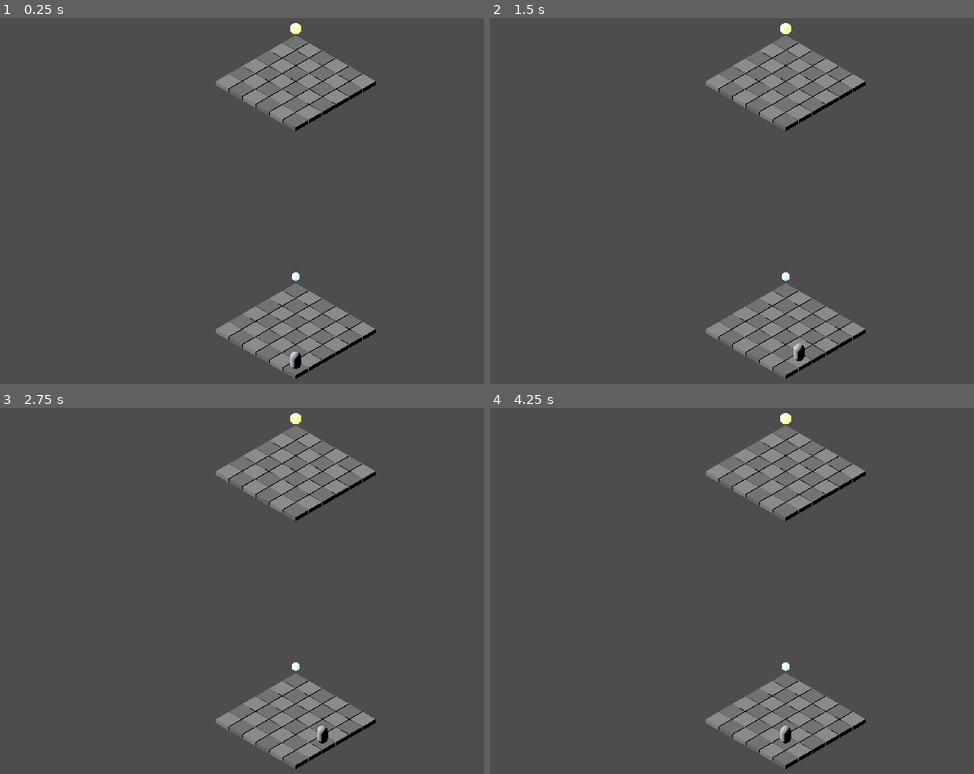
Above: before the commit, frames 1-4 (two rows, left to right).
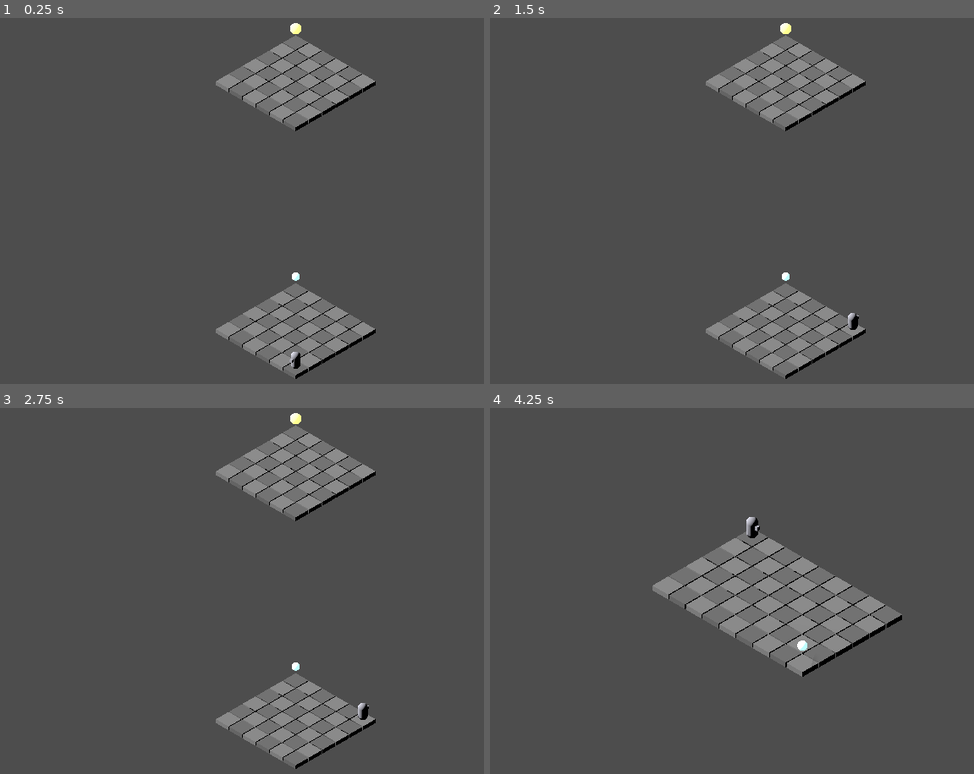
Above: after the commit, the same moments.

Repository: Aloesativo/enterrario-aloesativo
Game: Godot game, scene res://escenas/Mundo.tscn
The game is run twice, just before and just after one commit, with the same random seed, the same clock (stepped at 60 frames per second) and the same inputs.
Inputs (mouse positions are in pixels of both pictures, inside the frame that each line leads up to):
- Up to frame 1 (0.25 s): no input
- Up to frame 2 (1.5 s): tap Enter at 0.5 s; move the mouse to (935, 186) at 0.52 s; hold Right (ui_right) 0.53-1.28 s; click (935, 186) at 0.67 s; move the mouse to (649, 222) at 1.27 s; hold Down (ui_down) from 1.28 s (still down)
- Up to frame 3 (2.75 s): tap Space at 2 s; move the mouse to (363, 510) at 2.02 s; release Down (ui_down) at 2.03 s; hold Right (ui_right) from 2.03 s (still down)
- Up to frame 4 (4.25 s): tap Enter at 2.75 s; move the mouse to (751, 671) at 2.77 s; release Right (ui_right) at 2.78 s; hold Up (ui_up) 2.78-3.53 s; click (751, 671) at 2.92 s; move the mouse to (outside the picture) at 3.52 s; hold Left (ui_left) from 3.53 s (still down)

The runs differ from the first frame. In frame 1, less than 0.1% of the frame differs, in the area x 59-63%, y 91-96%; in frame 2, 0.2%; in frame 3, 0.2%; in frame 4, 19%, in the area x 33-86%, y 1-99%.

Commit message:
El personaje camina en vez de moverse como ficha de ajedrez
RR: "el movimiento es como de un personaje de ajedrez... la idea es que se
sienta más libre, como alguien caminando o una bestia que se mueve".

El estado lógico sigue siendo una celda discreta — eso no se toca, es la
condición de existencia del estereograma. Lo que cambió es solo el dibujo,
que es justo lo que DISENO_GODOT.md §3 ya pedía: "el paso puede (y debe)
verse suave; lo discreto es el estado lógico, no la animación".

Cuatro causas del efecto ajedrez, y sus arreglos:

- Cada paso era un saltito. Se saca el arco al caminar y se reemplaza por
  un bamboleo cuya fase NO se reinicia por celda: cruza de una a la otra,
  así que se lee como zancada y no como rebote por casilla.
- Cada paso frenaba del todo al final. Ahora los pasos encadenan: mientras
  se sigue andando la velocidad es pareja, y solo se suaviza el arranque
  del primero.
- Había que volver a apretar por cada celda. Ahora mantener apretado
  camina. Esto no viola la nota original de controls.js: lo que esa nota
  prohibía era la velocidad continua, no el caminar sostenido; los pasos
  siguen siendo discretos y encadenados.
- La cápsula era simétrica y no se veía hacia dónde miraba. Ahora el cuerpo
  encara la dirección, se echa hacia delante al andar, y tiene un morro
  para que la orientación se lea.

El salto del puente imposible conserva a propósito su arco alto y su
frenada: es la única pista de que pasó algo que no era obvio, y tiene que
romper el ritmo del caminar.

El cuerpo vive en un nodo aparte para que bamboleo, inclinación y giro no
toquen la posición lógica del personaje.

Sin verificar corriendo: el agente no puede ejecutar Godot.

Diff:
--- a/godot/scripts/mundo.gd
+++ b/godot/scripts/mundo.gd
@@ -238,19 +238,37 @@
 func _crear_personaje() -> void:
 	_personaje = Personaje.new()
 	_personaje.name = "Personaje"
-
-	var malla := MeshInstance3D.new()
-	var capsula := CapsuleMesh.new()
-	capsula.radius = 0.28
-	capsula.height = 1.0
-	malla.mesh = capsula
+	_personaje.paso_terminado.connect(_al_terminar_paso)
+
+	# El cuerpo va en su propio nodo para que el bamboleo, la inclinación y
+	# el giro del andar no toquen la posición lógica (ver personaje.gd).
+	var cuerpo := Node3D.new()
+	cuerpo.name = "Cuerpo"
+
 	var material := StandardMaterial3D.new()
 	material.albedo_color = Color(0.85, 0.85, 0.9)
-	malla.material_override = material
-	malla.position = Vector3(0, 0.5, 0)
-	_personaje.add_child(malla)
-
-	_personaje.paso_terminado.connect(_al_terminar_paso)
+
+	var tronco := MeshInstance3D.new()
+	var capsula := CapsuleMesh.new()
+	capsula.radius = 0.26
+	capsula.height = 1.0
+	tronco.mesh = capsula
+	tronco.material_override = material
+	tronco.position = Vector3(0, 0.5, 0)
+	cuerpo.add_child(tronco)
+
+	# Un morro al frente. Sin esto la cápsula es simétrica y no se ve hacia
+	# dónde mira — y que mire hacia donde va es media gracia de que parezca
+	# una criatura y no una ficha.
+	var morro := MeshInstance3D.new()
+	var caja := BoxMesh.new()
+	caja.size = Vector3(0.17, 0.17, 0.24)
+	morro.mesh = caja
+	morro.material_override = material
+	morro.position = Vector3(0, 0.62, -0.26) # -Z es el frente en Godot
+	cuerpo.add_child(morro)
+
+	_personaje.montar_cuerpo(cuerpo)
 
 # ------------------------------------------------------------ cambio de zona
 
@@ -367,7 +385,7 @@
 
 # ------------------------------------------------------------------ pasos
 
-func _intentar_paso(direccion: String) -> void:
+func _intentar_paso(direccion: String, encadenado := false) -> void:
 	if _personaje.animando:
 		_cola_direccion = direccion
 		return
@@ -385,7 +403,7 @@
 		print("[mundo] ¡PUENTE IMPOSIBLE! %s -> %s (salto real de %d celdas)" % [
 			_personaje.celda, destino, paso["distancia"],
 		])
-	_personaje.ir_a(destino, paso["puente"])
+	_personaje.ir_a(destino, paso["puente"], encadenado)
 
 func _al_terminar_paso() -> void:
 	var datos: Dictionary = _zonas[_zona_activa]
@@ -403,10 +421,27 @@
 		_entrar_a(salidas[_personaje.celda] as String, true)
 		return
 
+	if _rotando or _viajando:
+		return
+
 	if _cola_direccion != "":
 		var direccion := _cola_direccion
 		_cola_direccion = ""
-		_intentar_paso(direccion)
+		_intentar_paso(direccion, true)
+		return
+
+	# Mantener apretado camina. Sin esto hay que volver a apretar por cada
+	# celda, y eso es la mitad de por qué el movimiento se sentía de
+	# ajedrez: cada paso era una jugada aparte, con su arranque y su frenada.
+	var sostenida := _direccion_sostenida()
+	if sostenida != "":
+		_intentar_paso(sostenida, true)
+
+func _direccion_sostenida() -> String:
+	for accion in DIRECCIONES:
+		if Input.is_action_pressed(accion):
+			return DIRECCIONES[accion] as String
+	return ""
 
 # ---------------------------------------------------------------- entrada
 
--- a/godot/scripts/personaje.gd
+++ b/godot/scripts/personaje.gd
@@ -1,44 +1,48 @@
 class_name Personaje
 extends Node3D
-## El personaje. Se mueve por CELDAS DISCRETAS, un paso por empujón.
+## El personaje. Su ESTADO es una celda discreta; su ANIMACIÓN es la de
+## algo que camina.
 ##
-## LA REGLA MÁS IMPORTANTE DE TODO EL PROYECTO (ver DISENO_GODOT.md §3):
-## esto NO es un CharacterBody3D, NO usa move_and_slide(), NO tiene
-## velocidad continua ni gravedad simulada. El estado lógico del personaje
-## es una celda entera (Vector3i), nunca una posición flotante.
+## LA REGLA QUE NO SE ROMPE (DISENO_GODOT.md §3): esto NO es un
+## CharacterBody3D, NO usa move_and_slide(), NO tiene velocidad continua ni
+## gravedad. El estado lógico es un Vector3i, siempre. La regla del juego
+## ("puedes pisar lo que se ve pegado a ti") compara posiciones en pantalla
+## buscando igualdad EXACTA, y con posiciones continuas esa igualdad no
+## ocurre nunca.
 ##
-## Por qué es obligatorio y no una preferencia de estilo: la regla del
-## juego ("puedes pisar lo que se ve pegado a ti") compara posiciones en
-## pantalla buscando igualdad EXACTA. Con posiciones continuas esa igualdad
-## no ocurre nunca y el core del juego no puede existir.
+## PERO lo discreto es el ESTADO, no el dibujo. El mismo documento lo dice:
+## "el paso puede (y debe) verse suave". La primera versión animaba cada
+## paso como un saltito con frenada al final, y RR lo describió exacto: se
+## movía como una pieza de ajedrez. Un ser que camina:
 ##
-## Lo que SÍ es continuo es la animación: el paso se ve suave, con su arco
-## y su tiempo. Lo discreto es el estado, no el dibujo.
+##   - no frena entre paso y paso mientras siga andando (encadena),
+##   - no salta en cada celda: bambolea, y el bamboleo CRUZA de una celda a
+##     la otra en vez de reiniciarse,
+##   - mira hacia donde va,
+##   - se echa un poco hacia delante al andar.
+##
+## El salto del PUENTE IMPOSIBLE es la excepción a propósito: ahí sí hay
+## arco alto y frenada, porque tiene que sentirse como algo que no era
+## obvio.
 
 ## Tamaño de celda en x/z, y altura de un escalón.
 ##
 ## ⚠️ TIENEN QUE SER IGUALES. La matemática de proyeccion.gd asume que subir
 ## un escalón desplaza en pantalla exactamente lo mismo que avanzar una
-## celda en x o z (por eso B = x + z - 2y con un 2 y no otro número).
-## Separarlos rompe TODAS las alineaciones sin que nada avise (INFORME §6).
+## celda (por eso B = x + z - 2y lleva un 2). Separarlos rompe TODAS las
+## alineaciones sin que nada avise (INFORME §6).
 const TAM := 1.0
 const ALTO := 1.0
 
-## Sensación del paso normal.
-##
-## OJO (DISENO_GODOT.md §6): el peso va en la TEXTURA del paso (arco,
-## aterrizaje, sonido), NO en hacerlo lento. Un paso lento vuelve tedioso
-## probar rotaciones, que es el core del juego.
-const DURACION_PASO := 0.16
-const ALTURA_ARCO := 0.12
-
-## El paso del PUENTE IMPOSIBLE dura más y sube mucho más alto.
-##
-## Es la única pista que da el sistema de que acaba de pasar algo que no era
-## obvio. Sin ella, cruzar un abismo de 22 celdas se siente igual que
-## caminar al lado, y el hallazgo pierde todo su peso.
+const DURACION_PASO := 0.15
 const DURACION_PUENTE := 0.42
 const ALTURA_ARCO_PUENTE := 2.2
+
+## El andar. Nada de esto toca el estado lógico: es todo cosmético.
+const AMPLITUD_BAMBOLEO := 0.06 # sube y baja al andar (NO es un salto)
+const INCLINACION := 0.13       # radianes que se echa hacia delante
+const VELOCIDAD_GIRO := 14.0    # qué tan rápido encara la dirección nueva
+const VELOCIDAD_POSTURA := 9.0  # qué tan rápido adopta/suelta la postura
 
 signal paso_terminado
 
@@ -46,11 +50,25 @@
 var animando := false
 
 var _centro := Vector2i.ZERO
+var _cuerpo: Node3D
+
 var _t := 0.0
 var _duracion := DURACION_PASO
-var _arco := ALTURA_ARCO
+var _arco := 0.0
+var _encadenado := false
+var _es_puente := false
 var _desde := Vector3.ZERO
 var _hasta := Vector3.ZERO
+
+## Fase continua del andar. NO se reinicia en cada celda: por eso el
+## bamboleo se lee como una zancada que sigue, y no como un rebote por
+## casilla. Avanza PI por paso, así que dos pasos son un ciclo completo —
+## un pie y el otro.
+var _fase := 0.0
+var _bamboleo := 0.0
+var _postura := 0.0
+var _mirando := 0.0
+var _mirando_a := 0.0
 
 ## Posición dentro del pivote que rota. Es la posición SIN rotar: el giro
 ## del mundo lo aplica el nodo padre, no esta cuenta.
@@ -61,45 +79,92 @@
 		(c.z - centro.y) * TAM
 	)
 
+## El cuerpo va en un nodo aparte para que el bamboleo, la inclinación y el
+## giro no toquen la posición lógica del personaje.
+func montar_cuerpo(nodo: Node3D) -> void:
+	_cuerpo = nodo
+	add_child(_cuerpo)
+
 func configurar(celda_inicial: Vector3i, centro: Vector2i) -> void:
 	_centro = centro
 	celda = celda_inicial
 	position = posicion_local(celda, _centro)
+	animando = false
+	_t = 0.0
 
-## Mover a una celda concreta. Quién decide si el paso es legal es
-## navegacion.gd — acá solo se anima.
-func ir_a(destino: Vector3i, es_puente: bool) -> void:
+## Mover a una celda. Quién decide si el paso es legal es navegacion.gd.
+## `encadenado` es true cuando el personaje ya venía andando: entonces no
+## vuelve a arrancar de cero, que es lo que hacía parecer cada paso una
+## jugada de ajedrez.
+func ir_a(destino: Vector3i, es_puente: bool, encadenado := false) -> void:
 	if animando:
 		return
 
 	_desde = posicion_local(celda, _centro)
 	_hasta = posicion_local(destino, _centro)
+
+	var delta := destino - celda
+	if delta.x != 0 or delta.z != 0:
+		# En Godot el "frente" de un nodo es -Z: de ahí los signos.
+		_mirando_a = atan2(-float(delta.x), -float(delta.z))
+
 	celda = destino
-
+	_es_puente = es_puente
+	_encadenado = encadenado and not es_puente
 	_duracion = DURACION_PUENTE if es_puente else DURACION_PASO
-	_arco = ALTURA_ARCO_PUENTE if es_puente else ALTURA_ARCO
+	_arco = ALTURA_ARCO_PUENTE if es_puente else 0.0
 	_t = 0.0
 	animando = true
 
 func _process(delta: float) -> void:
+	_animar_postura(delta)
+
 	if not animando:
 		return
 
 	_t += delta / _duracion
 	var t := clampf(_t, 0.0, 1.0)
-	# Ease-out cúbico: sale rápido y aterriza suave. El aterrizaje es la
-	# parte que se siente como "peso".
-	var s := 1.0 - pow(1.0 - t, 3.0)
+
+	# El puente frena y pesa. El paso encadenado va a velocidad pareja (así
+	# no hay una frenada por celda). El paso suelto arranca y para suave.
+	var s := t
+	if _es_puente:
+		s = t * t * (3.0 - 2.0 * t)
+	elif not _encadenado:
+		s = t * t * (3.0 - 2.0 * t)
 
 	position = _desde.lerp(_hasta, s)
-	position.y += sin(s * PI) * _arco
+	if _arco > 0.0:
+		position.y += sin(s * PI) * _arco
+
+	# La fase del andar avanza con el paso, no con el reloj: si el paso es
+	# más largo, la zancada es más larga.
+	if not _es_puente:
+		# fmod para que no crezca sin límite en una sesión larga.
+		_fase = fmod(_fase + PI * (delta / _duracion), TAU)
 
 	if t < 1.0:
 		return
 
-	# Fin del paso: se fija la posición exacta para que no quede deriva
-	# acumulada por coma flotante — el estado lógico es la celda, y la
-	# posición dibujada tiene que volver a coincidir con ella exactamente.
+	# Fin del paso: se fija la posición exacta para que no quede deriva de
+	# coma flotante. El estado lógico es la celda, y el dibujo tiene que
+	# volver a coincidir con ella exactamente.
 	animando = false
 	position = _hasta
 	paso_terminado.emit()
+
+func _animar_postura(delta: float) -> void:
+	if _cuerpo == null:
+		return
+
+	var objetivo := 1.0 if animando and not _es_puente else 0.0
+	_postura = lerpf(_postura, objetivo, 1.0 - exp(-VELOCIDAD_POSTURA * delta))
+
+	# absf(sin) da dos apoyos por ciclo: se lee como pisadas, no como un
+	# flotar. Se apaga solo cuando el personaje se queda quieto.
+	_bamboleo = absf(sin(_fase)) * AMPLITUD_BAMBOLEO * _postura
+	_cuerpo.position.y = _bamboleo
+
+	_mirando = lerp_angle(_mirando, _mirando_a, 1.0 - exp(-VELOCIDAD_GIRO * delta))
+	_cuerpo.rotation.y = _mirando
+	_cuerpo.rotation.x = INCLINACION * _postura
Not shown, changed: DISENO_GODOT.md
Not shown, changed: godot/README.md
